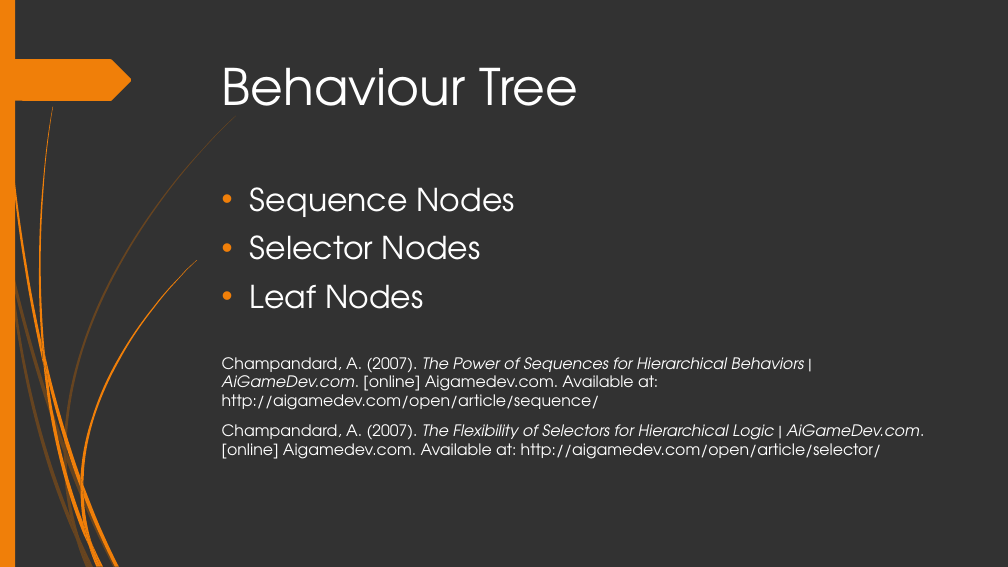
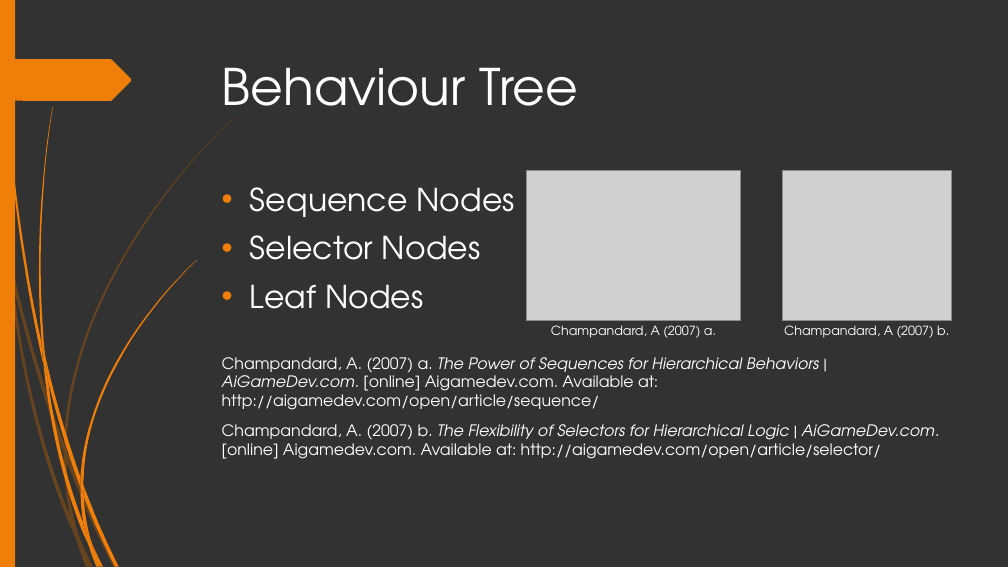
Before and after one commit to HenryWilliam95/AI_FINAL_PROJECT, a slide deck: slide 4 of Documents/Presentation-1.pptx. Drawn at 1008x567 pixels with LibreOffice and Linux fonts; fonts in the diff are those of the drawing; grey boxes stand for pictures. Boxes give left, top, right and bottom in pixels: in the first picture for what was removed or moved away, otherwise in the second. Text is boxed around its words. In the diff, an @@ line names an element or a change of style, - is before the commit and + after.

Commit message:
Update presentation

```diff
--- a/Documents/Presentation-1.pptx
+++ b/Documents/Presentation-1.pptx
@@ picture added at (x1=527, y1=171, x2=740, y2=321) @@
@@ picture added at (x1=783, y1=171, x2=951, y2=321) @@
@@ text added at (x1=551, y1=325, x2=716, y2=338), 12 pt, text #FFFFFF @@
+Champandard, A (2007) a.
@@ text added at (x1=784, y1=325, x2=949, y2=338), 12 pt, text #FFFFFF @@
+Champandard, A (2007) b.
@@ text at (x1=222, y1=357, x2=940, y2=459): text changed @@
-Champandard, A. (2007). The Power of Sequences for Hierarchical Behaviors | AiGameDev.com. [online] Aigamedev.com. Available at: http://aigamedev.com/open/article/sequence/
-Champandard, A. (2007). The Flexibility of Selectors for Hierarchical Logic | AiGameDev.com. [online] Aigamedev.com. Available at: http://aigamedev.com/open/article/selector/
+Champandard, A. (2007) a. The Power of Sequences for Hierarchical Behaviors | AiGameDev.com. [online] Aigamedev.com. Available at: http://aigamedev.com/open/article/sequence/
+Champandard, A. (2007) b. The Flexibility of Selectors for Hierarchical Logic | AiGameDev.com. [online] Aigamedev.com. Available at: http://aigamedev.com/open/article/selector/
```
Also in this commit, not shown: 2 other slides changed.
